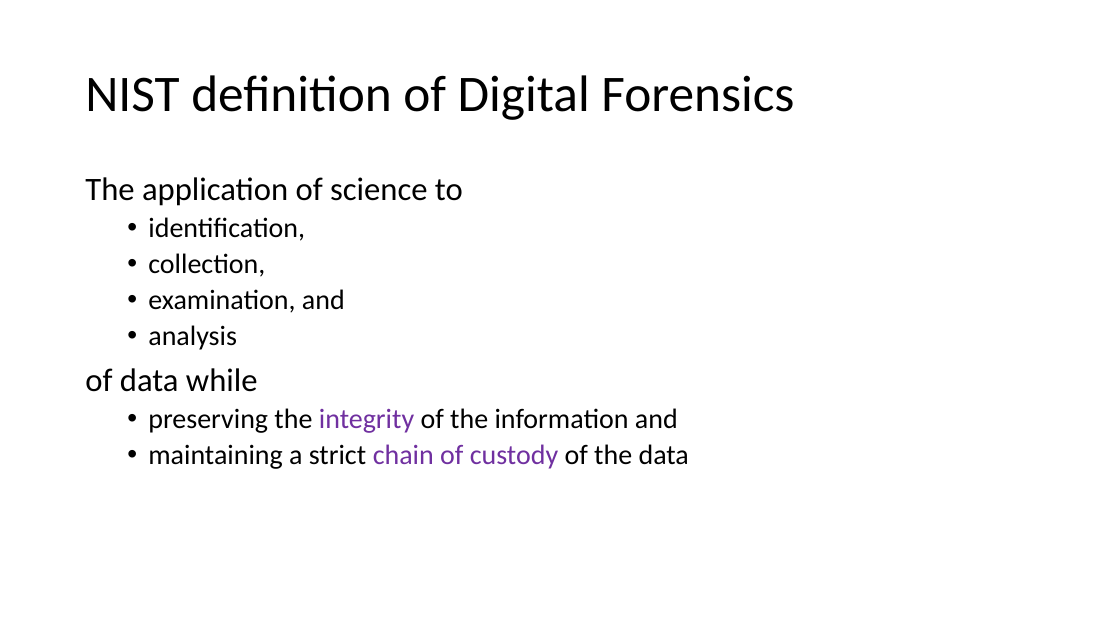
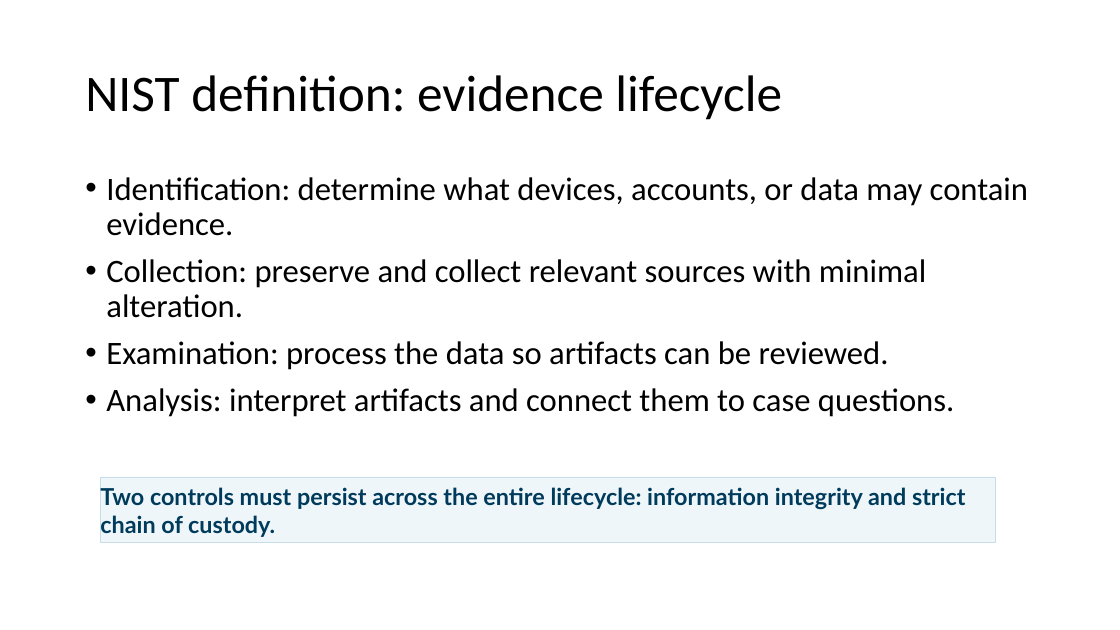
Before and after one commit to frankwxu/Digital-Forensics-Basic-Book, a slide deck: slide 6 of PPTs/Ch1_Introduction_to_Digital_Forensics.pptx (slide 5 before the commit). Drawn at 1120x630 pixels with LibreOffice and Linux fonts; fonts in the diff are those of the drawing; background and template pictures are left out. Boxes give left, top, right and bottom in pixels: in the first picture for what was removed or moved away, otherwise in the second. Text is boxed around its words. In the diff, an @@ line names an element or a change of style, - is before the commit and + after.

Commit message:
update Ch1 Introduction to Digital Forensics presentation

```diff
--- a/PPTs/Ch1_Introduction_to_Digital_Forensics.pptx
+++ b/PPTs/Ch1_Introduction_to_Digital_Forensics.pptx
@@ title at box(85, 75, 782, 120): text changed @@
-NIST definition of Digital Forensics
+NIST definition: evidence lifecycle
@@ text at box(106, 177, 1028, 417): text changed; size 24 to 28 pt @@
-The application of science to
-  • identification,
-  • collection,
-  • examination, and
-  • analysis
-of data while
-  • preserving the integrity of the information and
-  • maintaining a strict chain of custody of the data
+• Identification: determine what devices, accounts, or data may contain evidence.
+• Collection: preserve and collect relevant sources with minimal alteration.
+• Examination: process the data so artifacts can be reviewed.
+• Analysis: interpret artifacts and connect them to case questions.
@@ rectangle added at box(100, 477, 996, 543), fill #EEF6FA, outline #C7DDE8 0.7 pt, 20 pt, text #003B5C, bold @@
+Two controls must persist across the entire lifecycle: information integrity and strict chain of custody.
```
Also in this commit, not shown: 21 other slides changed, 14 slides added, 11 slides removed.
